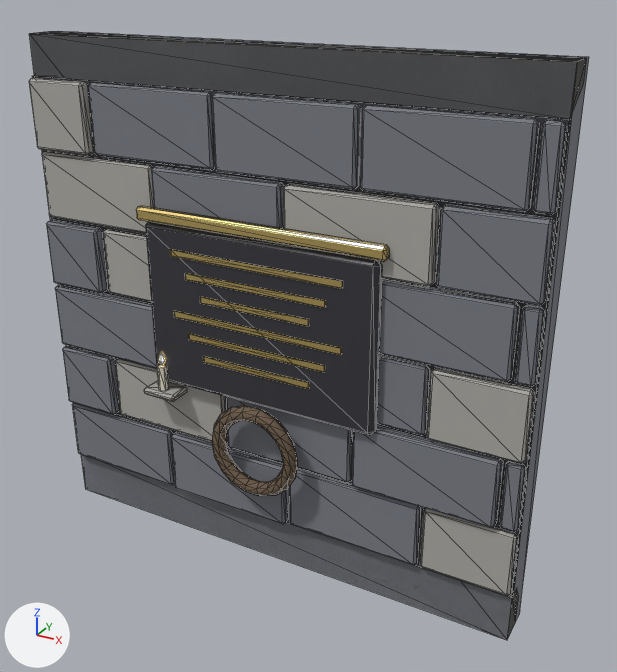
An edit to the glTF model maze3d/kits/crypt/models/wall_cr_plaque.glb, drawn before and after from the same camera.
The view is the same before and after, from a 50 mm lens placed at (3.05, -4.89, 4.49), pointed at (0.27, 0.16, 1.97). The lights are fixed; the arrows at lower left show +X, +Y and +Z. The older version comes first. Mesh edges are drawn as thin lines. Vertices at exactly the same position are counted once.

Objects in the first picture: 'wall_cr_plaque'.
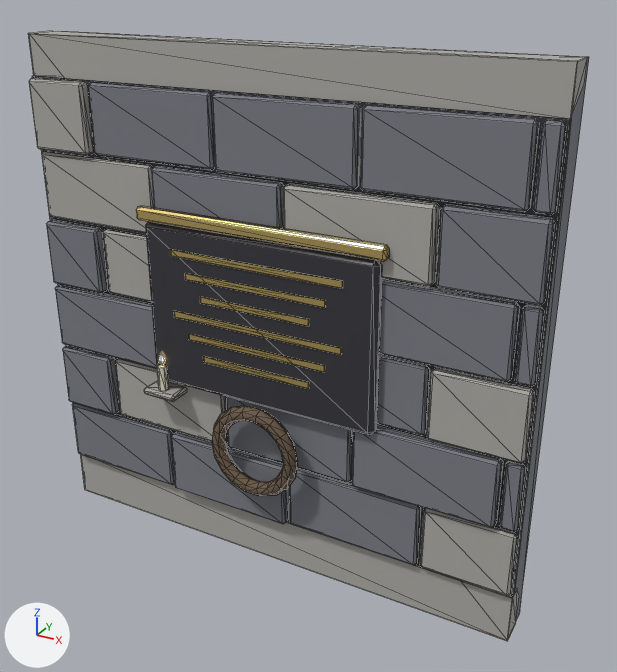
Location of each change, (x1, y1, x2, y2) in pixels of the pictures (617 x 672 px; the box of a moved part takes in the faces that stretch with it):
'wall_cr_plaque', reshaped
    before: (29, 31, 589, 640)
    after: (28, 31, 589, 641)
part 1 of me_wall, moved or reshaped
    before: (82, 456, 498, 637)
    after: (81, 454, 504, 640)

What changed in the scene script:
```text
Change me_wall:
    used by ob_wall_cr_plaque; location = (0.0, 0.0, 0.0)
    verts and faces of me_wall; kept vertices keep their numbers, new ones are numbered from 929
    before: 0 (-2.0, 0.0, 0.0) at pixel (85, 489), 488 (-2.0, 0.2, 0.0), 490 (-2.0, 0.1, 0.4), 491 (-2.0, 0.0, 0.4), 492 (2.0, 0.0, 0.0) at pixel (507, 640)
    before: 493 (2.0, 0.2, 0.0) at pixel (515, 622)
    remove me_wall.from_pydata(...)  # 929 vertices, 1692 faces; spans x -2.0..2.0, y -0.25..0.3, z 0.0..4.0
    add me_wall.from_pydata(...)  # 930 vertices, 1692 faces; spans x -2.0..2.0, y -0.25..0.3, z 0.0..4.0
    me_wall part 1
    add delete_faces([(0, 491, 490), (0, 490, 488), (0, 488, 493), (0, 493, 492), (0, 492, 491)])
    add verts[929] = (-2.0, 0.0, 0.0)  # pixel (84, 489)
    add faces += [(490, 929, 491), (488, 929, 490), (488, 493, 929), (492, 929, 493), (491, 929, 492)]  # mat_stone_light (grey #adaca6)
```
